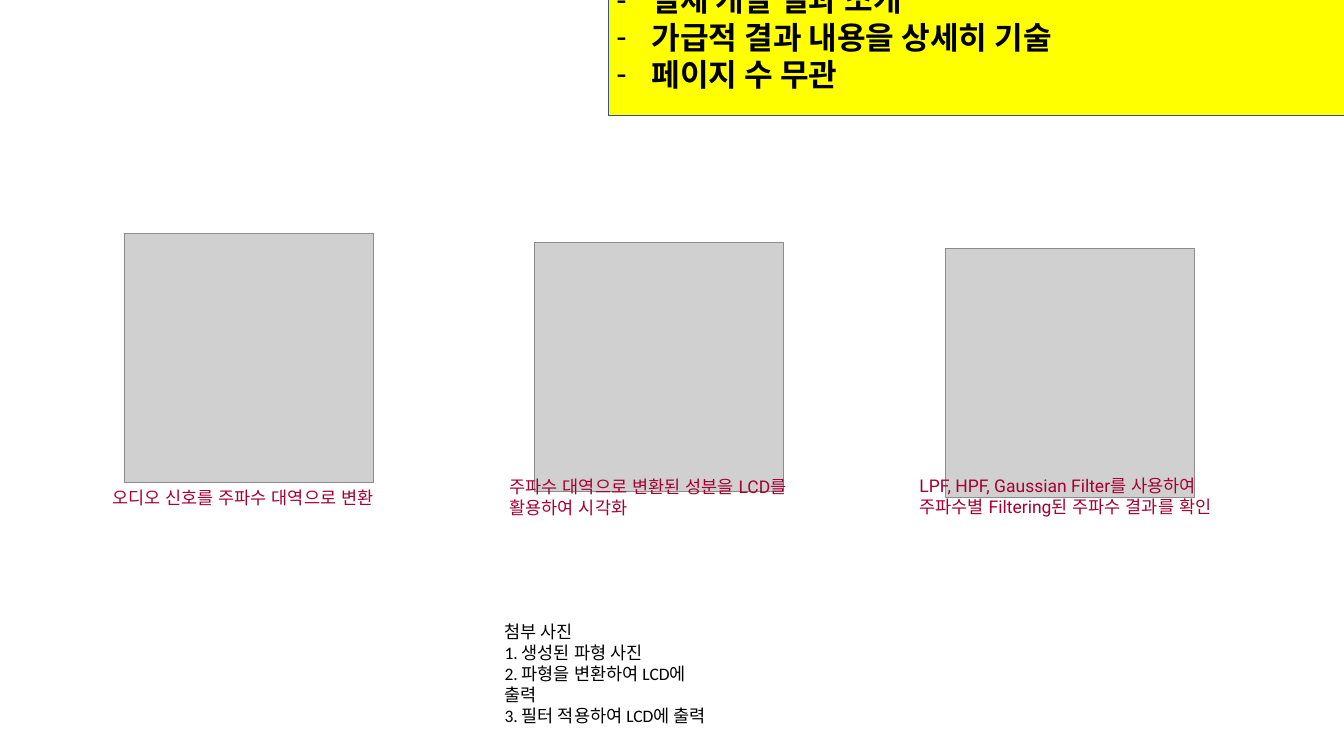
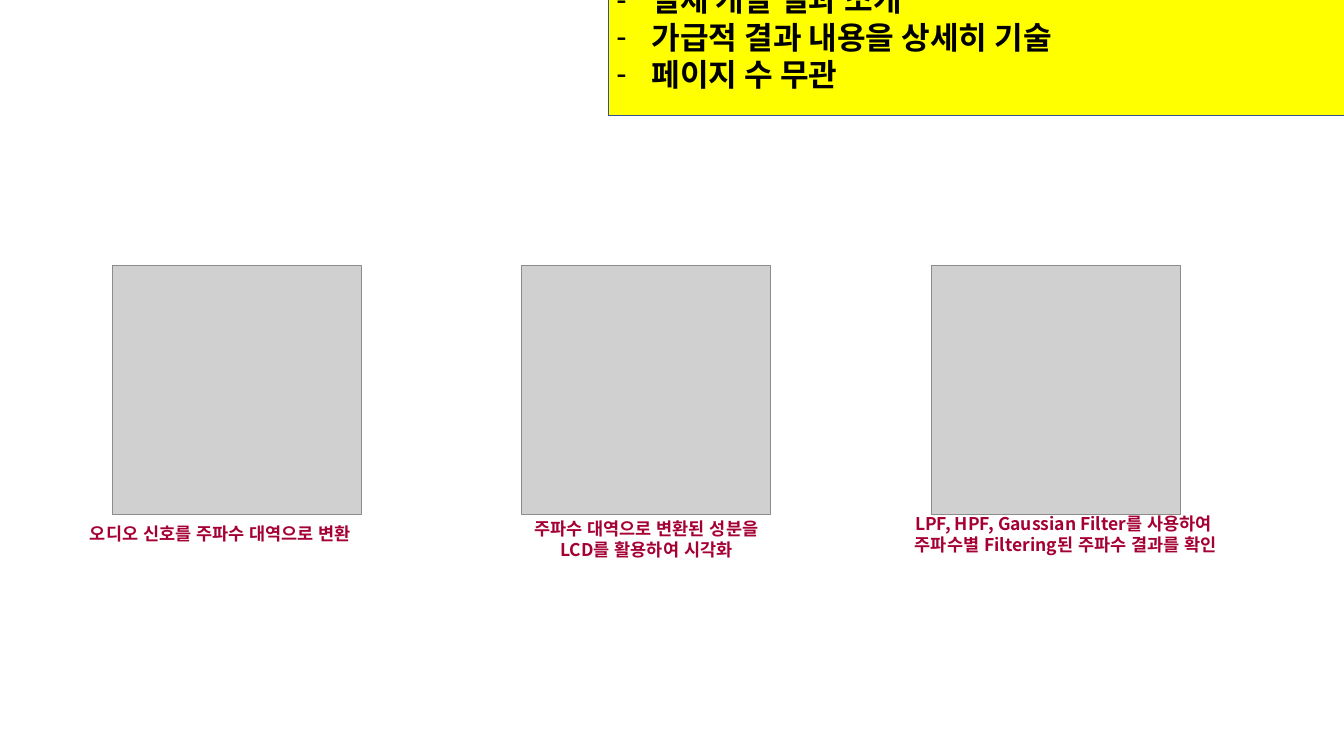
Before and after one commit to DawoonJang/custom_rtos_stm32f103, a slide deck: slide 3 of report/LG_부트캠프_08기_C반_결과보고서(1팀).pptx (slide 4 before the commit). Drawn at 1344x756 pixels with LibreOffice and Linux fonts; fonts in the diff are those of the drawing; grey boxes stand for pictures; background and template pictures are left out. Boxes give left, top, right and bottom in pixels: in the first picture for what was removed or moved away, otherwise in the second. Text is boxed around its words. In the diff, an @@ line names an element or a change of style, - is before the commit and + after.

```diff
--- a/report/LG_부트캠프_08기_C반_결과보고서(1팀).pptx
+++ b/report/LG_부트캠프_08기_C반_결과보고서(1팀).pptx
@@ picture: place and size @@
-picture at bbox=[125, 234, 374, 483]
+picture at bbox=[112, 265, 361, 514]
@@ picture: place and size @@
-picture at bbox=[534, 242, 784, 492]
+picture at bbox=[522, 265, 771, 514]
@@ picture: place and size @@
-picture at bbox=[946, 249, 1196, 498]
+picture at bbox=[931, 265, 1181, 514]
@@ text "LPF, HPF, Gaussian Filter를 사용하여": place and size @@
-text "LPF, HPF, Gaussian Filter를 사용하여" at bbox=[919, 474, 1211, 517]
+text "LPF, HPF, Gaussian Filter를 사용하여" at bbox=[915, 512, 1217, 556]
@@ text "LPF, HPF, Gaussian Filter를 사용하여" at bbox=[915, 512, 1217, 556]: font Roboto to Noto Sans CJK KR, bold on; alignment left to centre @@
@@ text "오디오 신호를 주파수 대역으로 변환": place and size @@
-text "오디오 신호를 주파수 대역으로 변환" at bbox=[112, 489, 373, 506]
+text "오디오 신호를 주파수 대역으로 변환" at bbox=[90, 525, 351, 542]
@@ text "오디오 신호를 주파수 대역으로 변환" at bbox=[90, 525, 351, 542]: font Roboto to Noto Sans CJK KR, bold on @@
@@ text at bbox=[534, 520, 758, 558]: text changed; font Roboto to Noto Sans CJK KR; bold on @@
-주파수 대역으로 변환된 성분을 LCD를 활용하여 시각화
+주파수 대역으로 변환된 성분을
+LCD를 활용하여 시각화
@@ text removed at bbox=[505, 623, 706, 724] @@
-첨부 사진
-1. 생성된 파형 사진
-2. 파형을 변환하여 LCD에 출력
-3. 필터 적용하여 LCD에 출력
```
Also in this commit, not shown: 8 other slides changed, 7 slides added, 2 slides removed.
